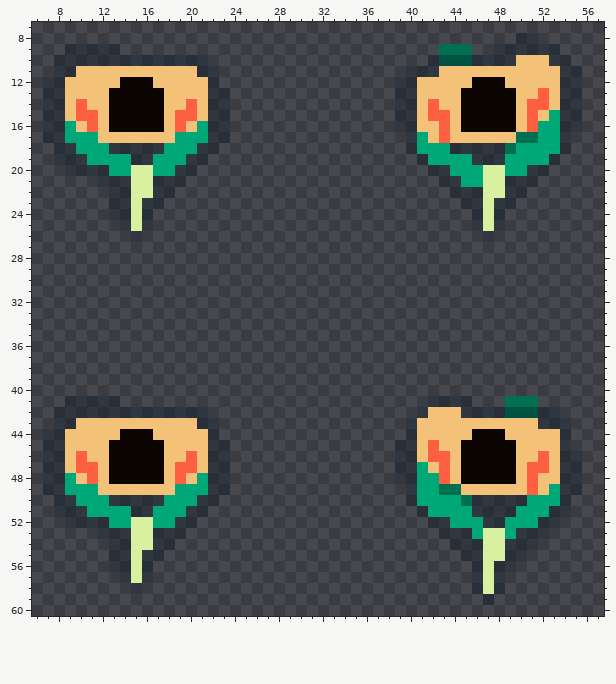
Pixel-art sprite -- Assets/Art/characters/1/have/oneWalk.png. This is how it looked before the edit.
The file is 64x64 pixels. Shown: x 6..57, y 7..60.
After:
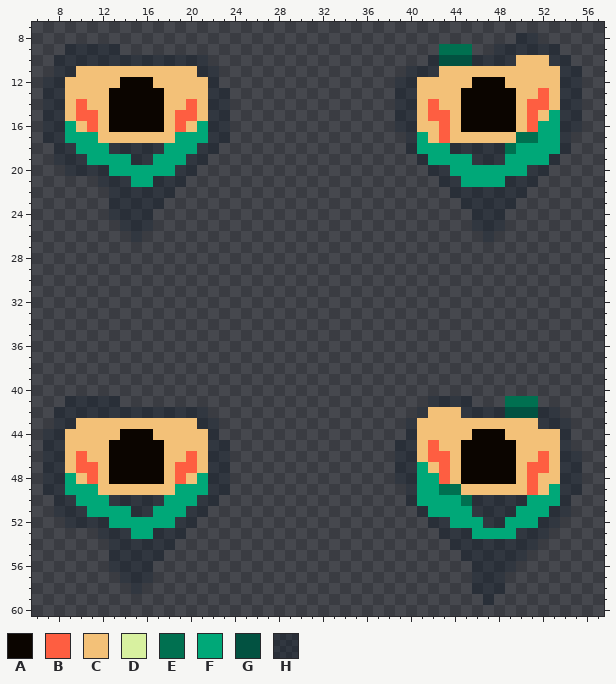
Palette (. is transparent): A #0b0500  B #fe5e41  C #f3c178  D #d8f1a0  E #007050  F #00a878  G #025241  H #05152454
Diff:
y 20..21: x 15..16 DD -> FF; x 47..48 DD -> FF
y 22: x 15..16 DD -> HH; x 47..48 DD -> HH
y 23..25: x 15 D -> H; x 47 D -> H
y 52: x 15..16 DD -> FF
y 53: x 15..16 DD -> FF; x 47..48 DD -> FF
y 54: x 15..16 DD -> HH; x 47..48 DD -> HH
y 55: x 15 D -> H; x 47..48 DD -> HH
y 56..57: x 15 D -> H; x 47 D -> H
y 58: x 47 D -> H
Boxes around the changes in both pictures, in picture pixels (x1, y1, x2, y2):
changed: (131, 165, 153, 231)
changed: (483, 165, 505, 231)
changed: (131, 517, 153, 583)
changed: (483, 528, 505, 594)
